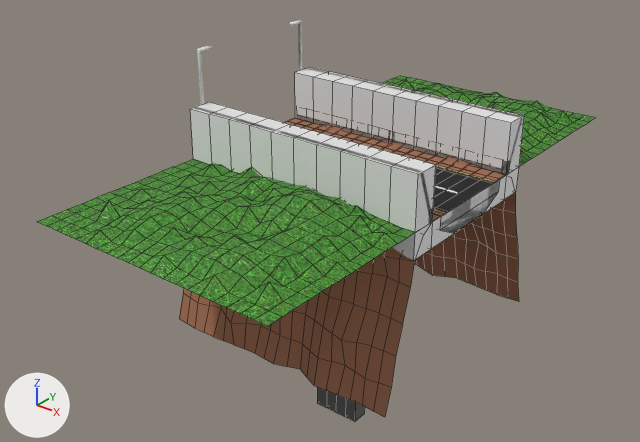
The FBX model Assets/Models/Roads Models/RoadStraight.fbx: old version first, new version second.
Rendered twice from a camera (50 mm lens) standing at (11.66, -12.49, 6.28) and looking at (1.88, -0.27, -1.3). Lighting does not change. The marker at lower left points along +X, +Y and +Z. Mesh edges are drawn as thin lines on the coarser meshes. Where no turn or scale is listed for an object, it has been applied to the vertices. Vertices at the same position are counted once.

Objects in the first picture: 'CliffLeft', 'CliffRight', 'ConcreteWallLeft', 'Road', 'Road Collider', 'Road Mask', 'TerrainLeft', 'TerrainRight'.
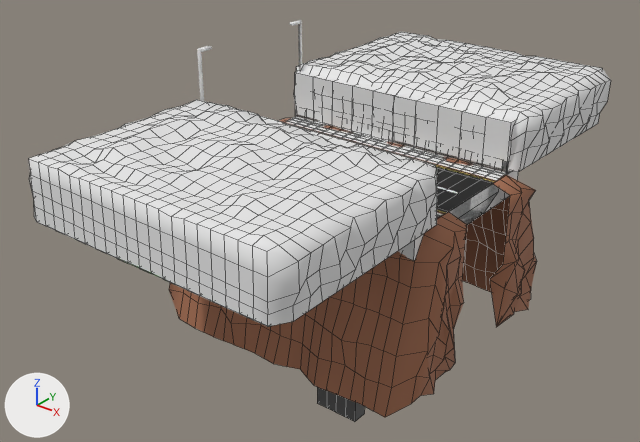
Pixel boxes (x1, y1, x2, y2) of what changed, in the pictures (640 x 442 px):
'MountainRight', added: after (28, 100, 437, 327)
'CliffRight', reshaped (12% wider): before (179, 210, 445, 417); after (169, 211, 467, 417)
'MountainLeft', added: after (294, 32, 611, 175)
'CliffLeft', reshaped (10% wider, 14% taller): before (284, 118, 519, 302); after (279, 118, 537, 327)
'PianoLeft', added: after (286, 117, 505, 180)
'PianoRight', added: after (437, 213, 443, 217)
part 1 of me_mesh_008, built on: before (414, 156, 498, 182); after (414, 158, 537, 327)
part 2 of me_mesh_012, built on: before (433, 210, 445, 216); after (385, 211, 467, 417)
part 3 of me_mesh_012, built on: after (169, 283, 183, 317)
'TerrainRight', unchanged, covered by the edit: before (37, 159, 446, 326); after (60, 232, 264, 325)
'Road Collider', unchanged, covered by the edit: before (190, 67, 524, 261); after (208, 71, 519, 261)
'TerrainLeft', unchanged, covered by the edit: before (308, 76, 595, 180)

Patch to the scene script:
```diff
--- a/Assets/Models/Roads Models/RoadStraight.fbx.py
+++ b/Assets/Models/Roads Models/RoadStraight.fbx.py
@@ mat_piano @@
+mat_piano = principled_material('Piano')
+mat_piano.base_color = (0.8, 0.8, 0.8)  # white #e7e7e7
+mat_piano.roughness = 0.69
@@ mat_mountain @@
+mat_mountain = principled_material('Mountain')
+mat_mountain.base_color = (0.8, 0.8, 0.8)  # white #e7e7e7
+mat_mountain.roughness = 0.69
@@ me_mesh_012 @@
 # used by ob_cliffright; location = (0.0, 0.0, 0.0)
-me_mesh_012.from_pydata(...)  # 210 vertices, 180 faces; spans x 0.0..5.0, y -2.47..-0.74, z -3.22..0.06
+me_mesh_012.from_pydata(...)  # 311 vertices, 282 faces; spans x -0.43..5.52, y -2.47..-0.75, z -3.22..0.06
+# me_mesh_012 part 2: 7 vertices moved from x 3.5..5.0, y -0.74, z 0.0 to x 3.5..5.0, y -0.75, z 0.0; 47 vertices added at x 5.11..5.52, y -2.17..-0.75, z -2.91..-0.11
+# me_mesh_012 part 3: 1 vertex moved from x 0.0, y -1.82, z -0.97 to x 0.0, y -1.75, z -0.8; 54 vertices added at x -0.43..-0.23, y -2.29..-0.75, z -3.01..-0.04
 me_mesh_012.materials.append(mat_cliff)
@@ me_mesh_008 @@
 # used by ob_cliffleft; location = (0.0, 0.0, 0.0)
-me_mesh_008.from_pydata(...)  # 210 vertices, 180 faces; spans x 0.0..5.0, y 0.74..2.47, z -3.22..0.06
+me_mesh_008.from_pydata(...)  # 311 vertices, 282 faces; spans x -0.43..5.52, y 0.75..2.47, z -3.22..0.06
+# me_mesh_008 part 1: 7 vertices moved from x 3.5..5.0, y 0.74, z 0.0 to x 3.5..5.0, y 0.75, z 0.0; 47 vertices added at x 5.11..5.52, y 0.75..2.17, z -2.91..-0.11
 me_mesh_008.materials.append(mat_cliff)
@@ me_mesh_020 @@
+me_mesh_020.from_pydata(...)  # 273 vertices, 240 faces; spans x 0.0..5.0, y 0.85..5.25, z -0.03..0.12
+me_mesh_020.materials.append(mat_piano)  # its picture is missing
@@ me_mesh_019 @@
+me_mesh_019.from_pydata(...)  # 608 vertices, 572 faces; spans x -0.39..5.32, y -5.25..-1.18, z 0.0..1.27
+me_mesh_019.materials.append(mat_mountain)  # its picture is missing
@@ me_mesh_017_1 @@
+me_mesh_017_1.from_pydata(...)  # 608 vertices, 572 faces; spans x -0.39..5.32, y 1.2..5.25, z 0.0..1.27
+me_mesh_017_1.materials.append(mat_mountain)  # its picture is missing
@@ me_mesh_1 @@
+me_mesh_1.from_pydata(...)  # 273 vertices, 240 faces; spans x 0.0..5.0, y -5.25..-0.85, z -0.03..0.12
+me_mesh_1.materials.append(mat_piano)  # its picture is missing
@@ ob_pianoleft @@
+ob_pianoleft = bpy.data.objects.new('PianoLeft', me_mesh_020)
+ob_pianoleft.location = (0.0, 0.0, 0.0)
@@ ob_mountainright @@
+ob_mountainright = bpy.data.objects.new('MountainRight', me_mesh_019)
+ob_mountainright.location = (0.0, 0.0, 0.0)
@@ ob_mountainleft @@
+ob_mountainleft = bpy.data.objects.new('MountainLeft', me_mesh_017_1)
+ob_mountainleft.location = (0.0, 0.0, 0.0)
@@ ob_pianoright @@
+ob_pianoright = bpy.data.objects.new('PianoRight', me_mesh_1)
+ob_pianoright.location = (0.0, 0.0, 0.0)
```
